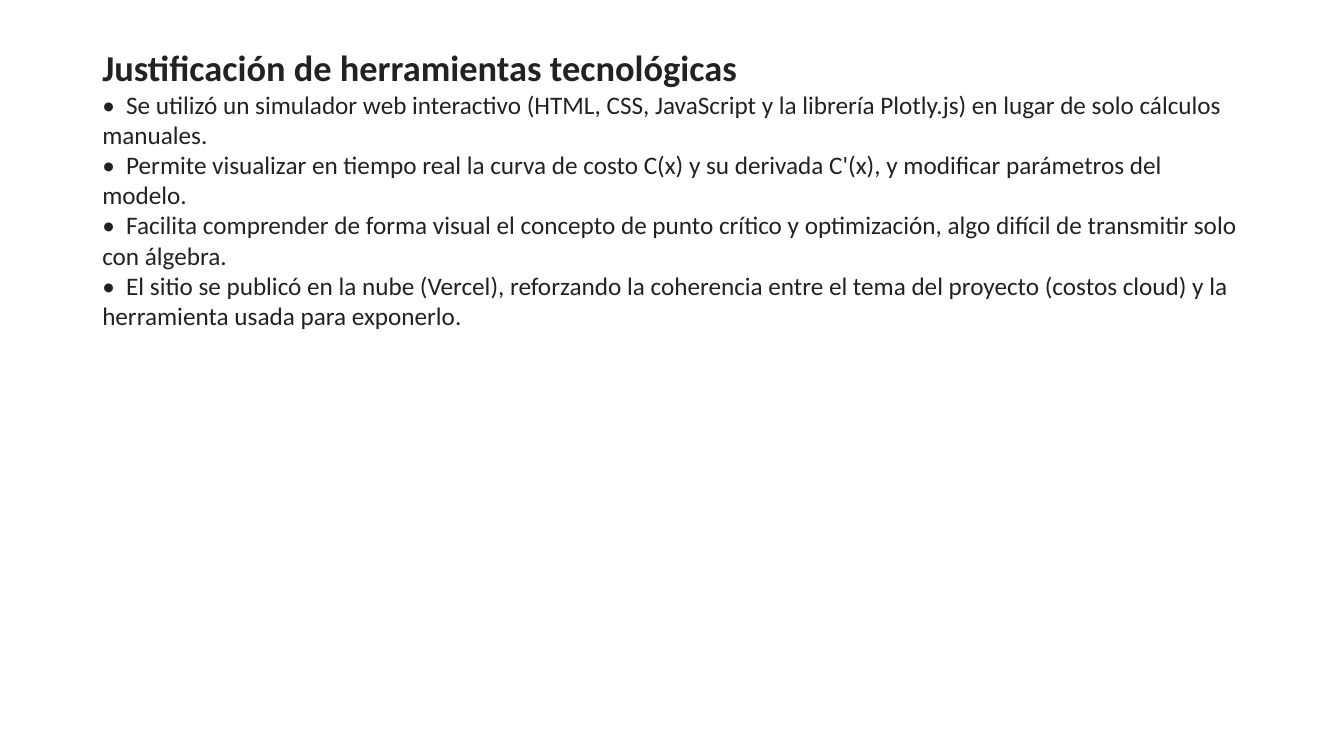
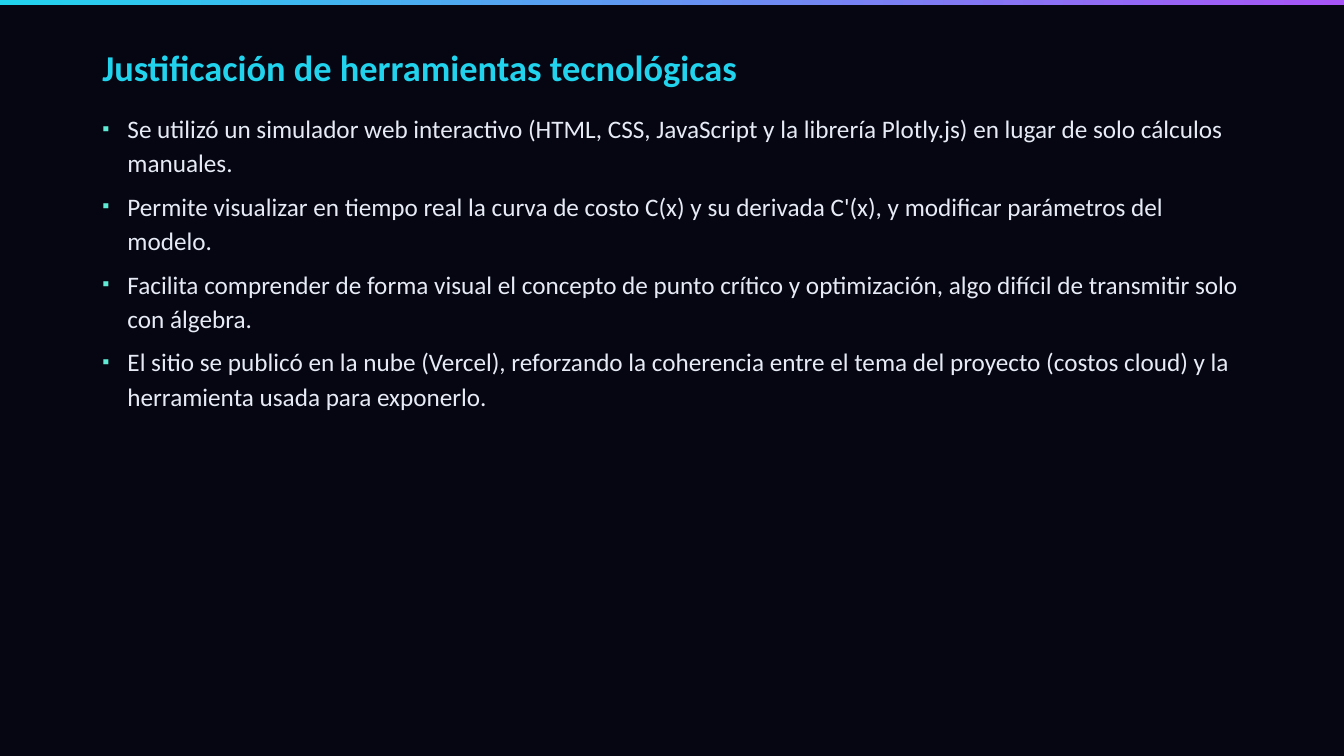
Before and after one commit to acarrascov/proyecto-calculo-optimizacion-cloud, a slide deck: slide 7 of Presentación Proyecto.pptx. Drawn at 1344x756 pixels with LibreOffice and Linux fonts; fonts in the diff are those of the drawing. Boxes give left, top, right and bottom in pixels: in the first picture for what was removed or moved away, otherwise in the second. Text is boxed around its words. In the diff, an @@ line names an element or a change of style, - is before the commit and + after.

Commit message:
Rediseno visual del PPT: paleta oscura del sitio (cian/violeta/teal), vinetas reales de PowerPoint en vez de texto '*', barra de acento y cronograma con fechas reales

```diff
--- a/Presentación Proyecto.pptx
+++ b/Presentación Proyecto.pptx
@@ background #FFFFFF to #050611 @@
@@ rectangle added at <box>0,0,1344,5</box>, fill gradient #22D3EE to #A855F7 @@
@@ text at <box>102,55,737,87</box>: text colour #222222 to #22D3EE in "Justificación de herramientas tecnológicas"; more space between paragraphs @@
@@ text at <box>127,119,1237,410</box>: text changed; text colour #222222 to #E6EBF5 @@
-• Se utilizó un simulador web interactivo (HTML, CSS, JavaScript y la librería Plotly.js) en lugar de solo cálculos manuales.
-• Permite visualizar en tiempo real la curva de costo C(x) y su derivada C'(x), y modificar parámetros del modelo.
-• Facilita comprender de forma visual el concepto de punto crítico y optimización, algo difícil de transmitir solo con álgebra.
-• El sitio se publicó en la nube (Vercel), reforzando la coherencia entre el tema del proyecto (costos cloud) y la herramienta usada para exponerlo.
+▪ Se utilizó un simulador web interactivo (HTML, CSS, JavaScript y la librería Plotly.js) en lugar de solo cálculos manuales.
+▪ Permite visualizar en tiempo real la curva de costo C(x) y su derivada C'(x), y modificar parámetros del modelo.
+▪ Facilita comprender de forma visual el concepto de punto crítico y optimización, algo difícil de transmitir solo con álgebra.
+▪ El sitio se publicó en la nube (Vercel), reforzando la coherencia entre el tema del proyecto (costos cloud) y la herramienta usada para exponerlo.
```
Also in this commit, not shown: 13 other slides changed, 1 other file.
